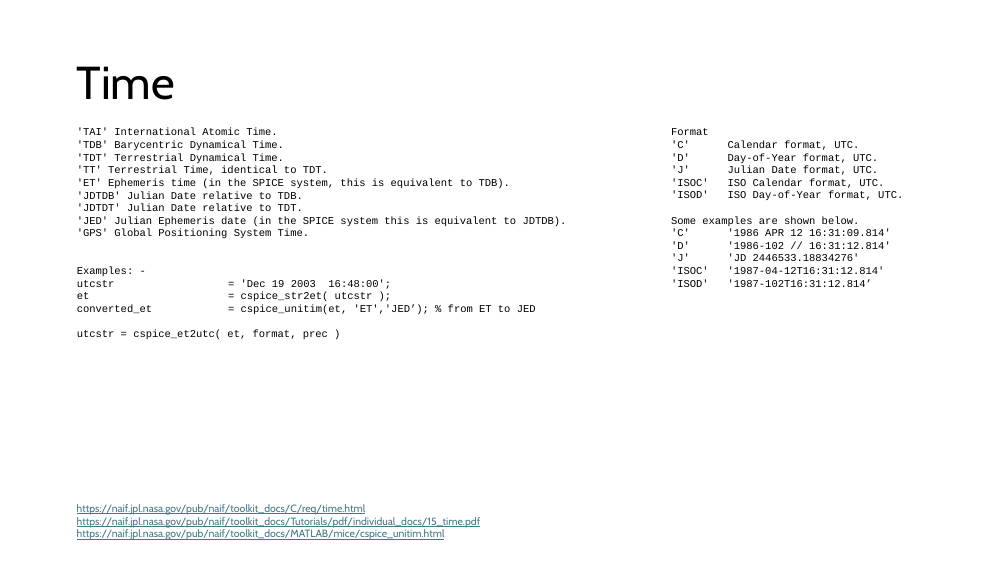
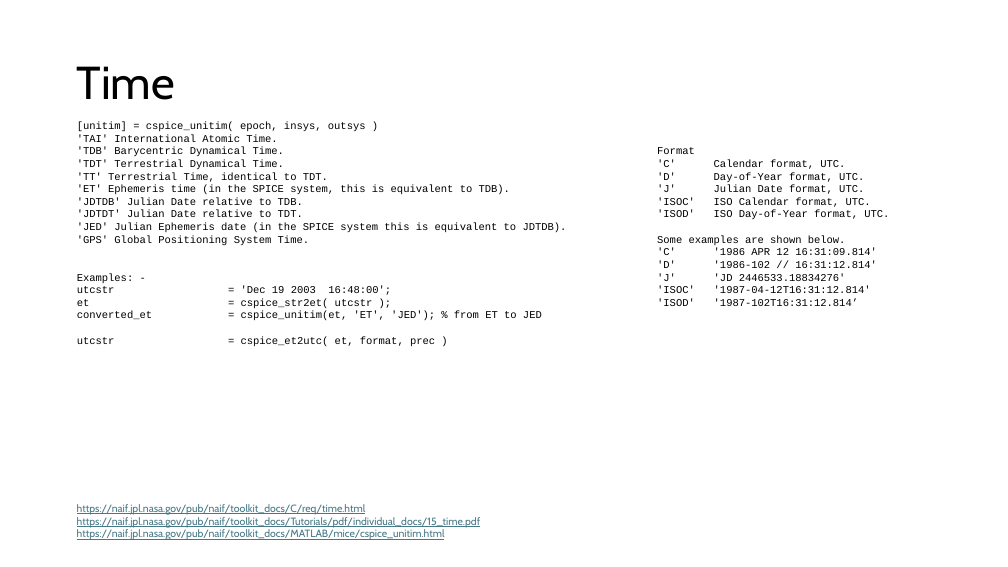
Before and after one commit to klhub/attitude, a slide deck: slide 3 of spice/SPICE Intro.pptm. Drawn at 1008x567 pixels with LibreOffice and Linux fonts; fonts in the diff are those of the drawing. Boxes give left, top, right and bottom in pixels: in the first picture for what was removed or moved away, otherwise in the second. Text is boxed around its words. In the diff, an @@ line names an element or a change of style, - is before the commit and + after.

```diff
--- a/spice/SPICE Intro.pptm
+++ b/spice/SPICE Intro.pptm
@@ text at box(77, 122, 366, 132): paragraph added @@
+[unitim] = cspice_unitim( epoch, insys, outsys )
@@ text "Format": place and size @@
-text "Format" at box(671, 128, 903, 287)
+text "Format" at box(657, 147, 889, 306)
@@ text at box(241, 311, 542, 320): text changed @@
-converted_et = cspice_unitim(et, 'ET','JED’); % from ET to JED
+converted_et = cspice_unitim(et, 'ET', 'JED'); % from ET to JED
```
Also in this commit, not shown: 3 other files.
